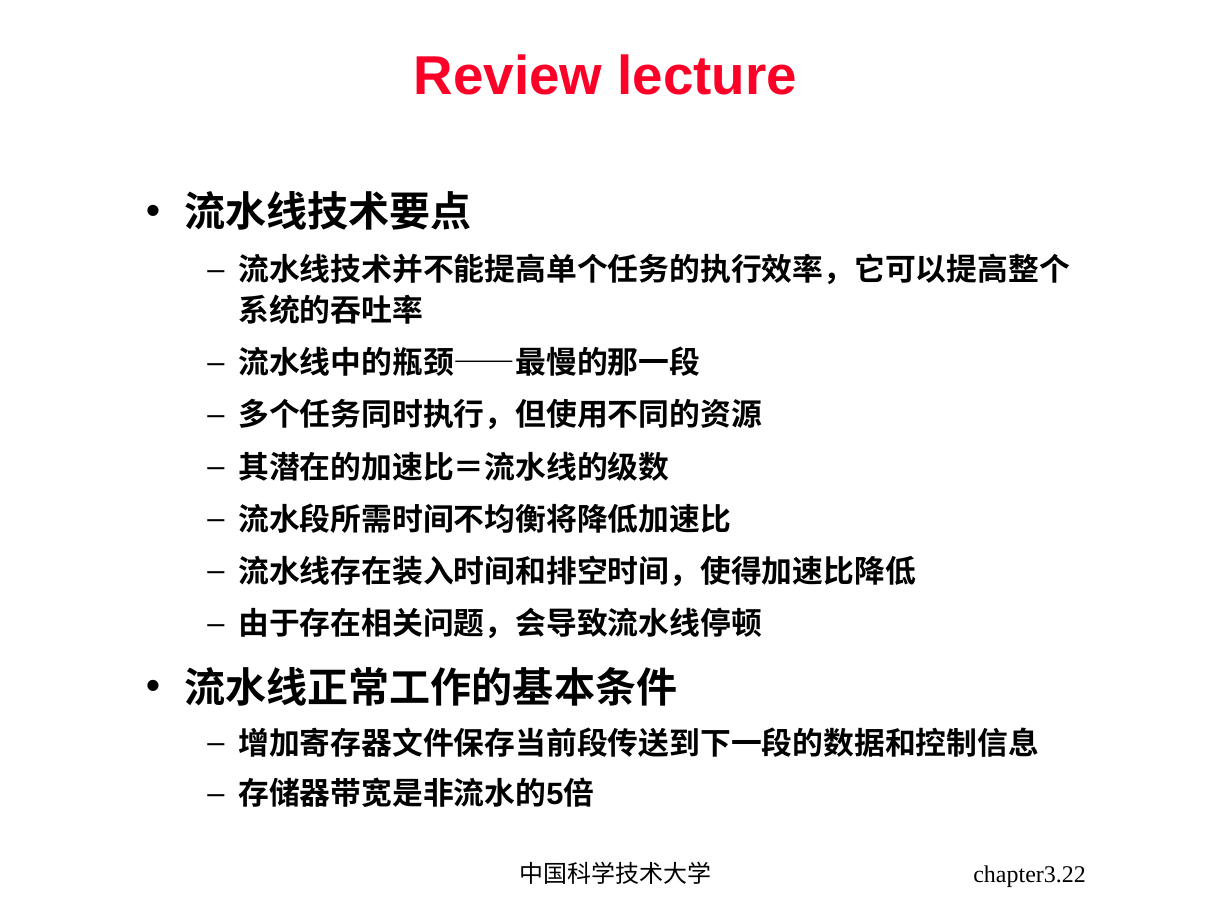
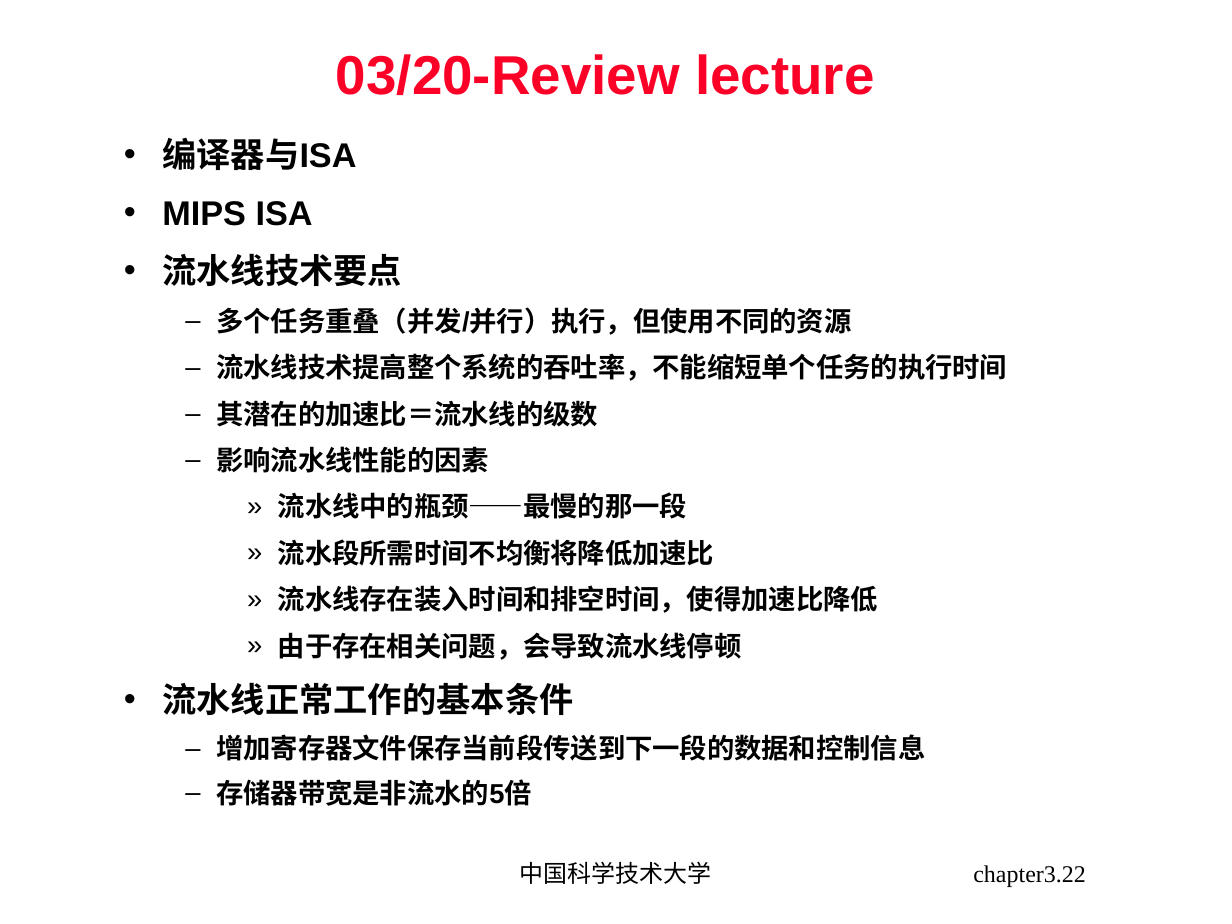
Before and after one commit to blindFS/ca2015, a slide deck: slide 22 of handouts/chapter03.ppt. Drawn at 1232x924 pixels with LibreOffice and Linux fonts; fonts in the diff are those of the drawing. Boxes give left, top, right and bottom in pixels: in the first picture for what was removed or moved away, otherwise in the second. Text is boxed around its words. In the diff, an @@ line names an element or a change of style, - is before the commit and + after.

```diff
--- a/handouts/chapter03.ppt
+++ b/handouts/chapter03.ppt
@@ title at (336,54,875,95): text changed @@
-Review lecture
+03/20-Review lecture
@@ text "编译器与ISA": place and size @@
-text "编译器与ISA" at (184,191,1070,807)
+text "编译器与ISA" at (162,137,1007,806)
@@ text at (162,137,356,226): paragraphs added @@
+• 编译器与ISA
+• MIPS ISA
@@ text at (162,253,925,806): size 24 to 20 pt in "流水线技术要点", "流水线正常工作的基本条件"; size 18 to 16 pt in "流水线中的瓶颈——最慢的那一段", "流水段所需时间不均衡将降低加速比", "流水线存在装入时间和排空时间，使得加速比降低", "由于存在相关问题，会导致流水线停顿" and 2 more places; less space between paragraphs; bullet – to »; list level 2 to 3 in "流水线中的瓶颈——最慢的那一段"; list level 2 to 3 in "流水段所需时间不均衡将降低加速比"; list level 2 to 3 in "流水线存在装入时间和排空时间，使得加速比降低"; list level 2 to 3 in "由于存在相关问题，会导致流水线停顿" @@
@@ text at (216,307,1007,473): text changed; size 18 to 16 pt @@
-  – 流水线技术并不能提高单个任务的执行效率，它可以提高整个系统的吞吐率
+  – 多个任务重叠（并发/并行）执行，但使用不同的资源
+  – 流水线技术提高整个系统的吞吐率，不能缩短单个任务的执行时间
+  – 其潜在的加速比＝流水线的级数
+  – 影响流水线性能的因素
@@ text at (238,398,762,481): paragraphs removed @@
-  – 多个任务同时执行，但使用不同的资源
-  – 其潜在的加速比＝流水线的级数
```
Also in this commit, not shown: 56 other slides changed, 8 slides added, 4 slides removed.
